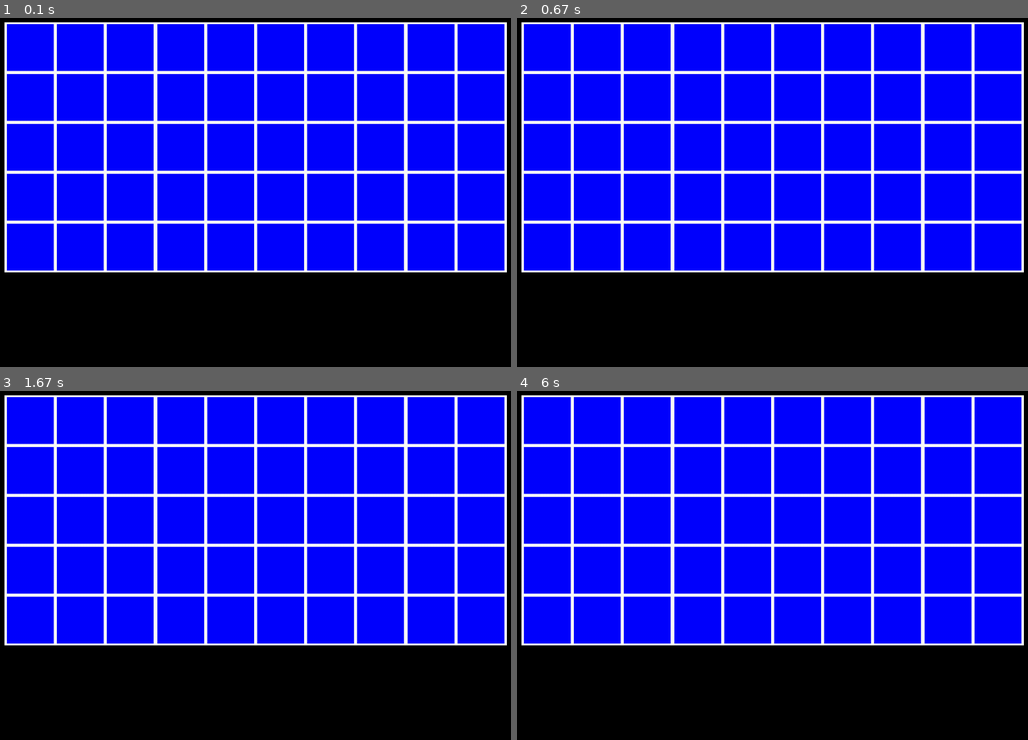
Above: before the commit, frames 1-4 (two rows, left to right).
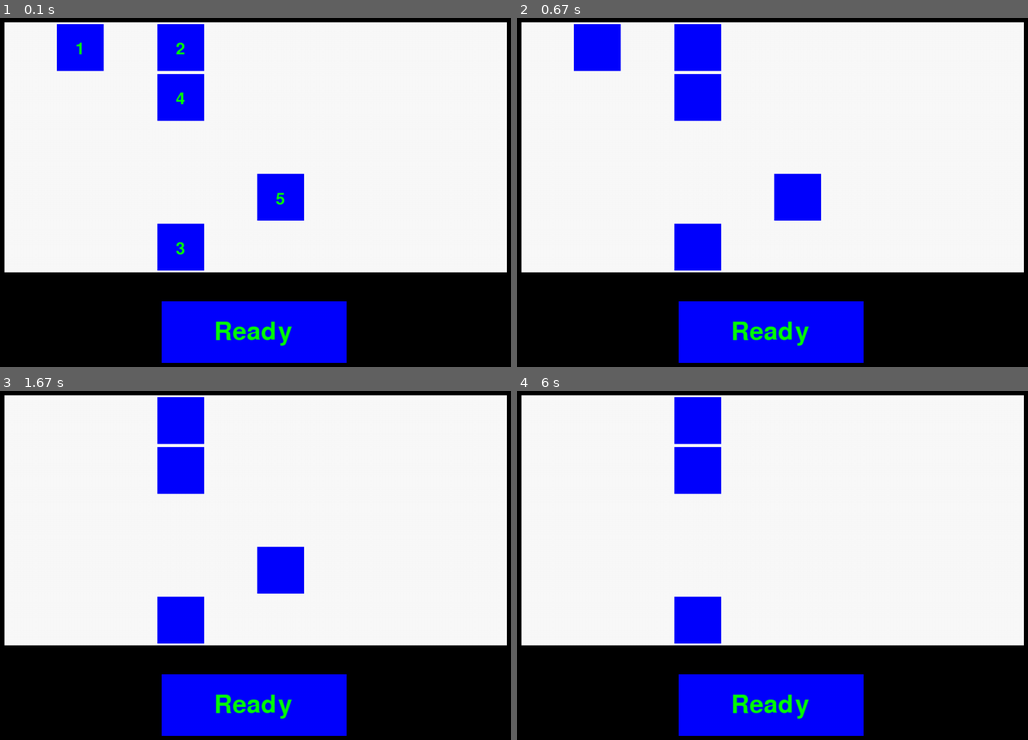
Above: after the commit, the same moments.

Repository: znavarra/Memory-Game
Game: pygame game, started from rectangular.py
The game is run twice, just before and just after one commit, with the same random seed, the same clock (stepped at 60 frames per second) and the same inputs.
Inputs (mouse positions are in pixels of both pictures, inside the frame that each line leads up to):
- Up to frame 1 (0.1 s): no input
- Up to frame 2 (0.67 s): click (772, 332) at 0.38 s
- Up to frame 3 (1.67 s): click (255, 593) at 0.72 s; click (91, 418) at 1.55 s
- Up to frame 4 (6 s): click (798, 551) at 5.88 s

The runs differ from the first frame. In frame 1, 63% of the frame differs, in the area x 1-99%, y 1-99%; in frame 2, 63%; in frame 3, 64%; in frame 4, 66%.

Commit message:
ready state

Diff:
--- a/rectangular.py
+++ b/rectangular.py
@@ -15,6 +15,12 @@
 black = (0, 0 , 0)
 pink = (255, 16, 240)
 white = (250,250,250)
+
+sample = []
+order = {}
+clicked = {}
+clicks = 0
+ready_click = False
 
 clock = pygame.time.Clock()
 font = pygame.font.SysFont(None,40)
@@ -50,14 +56,40 @@
         j += 1
 
 def generate_polygons():
-    sample = random.sample(range(0,50), 50)
+    global sample, order, clicks
+    clicks = 0
+    sample = random.sample(range(0,50), 5)
+    order = {}
 
+    label = 1
     for samp in sample:
         pygame.draw.polygon(screen,blue,rectangles[samp])
+        order[samp] = label
+        clicked[samp] = False
+        label_text = f"{label}"
+        label_img = font.render(label_text, True, green)
+        screen.blit(label_img, (rectangles[samp][0][0]+30, ((rectangles[samp][1][1] + rectangles[samp][2][1])/2) - 10))
+        label += 1
 
+def is_point_in_polygon(point,polygon):
+    x, y = point
+    inside = False
+    px, py = polygon[-1]
+    for nx, ny in polygon:
+        if (ny > y) != (py > y):
+            if x < (nx - px) * (y - py) / (ny - py + 1e-10) + px:
+                inside = not inside
+        px, py = nx, ny
+    return inside
 
+def ready():
+    pygame.draw.rect(screen, blue, ready_rect)
+    ready_text = "Ready"
+    ready_img = play_again_font.render(ready_text, True, green)
+    screen.blit(ready_img, (435,530))
 
 generate_polygons()
+ready()
 
 run = True
 while run:
@@ -67,7 +99,27 @@
             run = False
         if event.type == pygame.MOUSEBUTTONDOWN and event.button == 1:
             pos = pygame.mouse.get_pos()
-            print(pos)
+
+            if ready_rect.collidepoint(pos) and ready_click == False:
+
+                for samp in sample:
+                    pygame.draw.polygon(screen,blue,rectangles[samp])
+
+                ready_click = True
+
+            if ready_click == True:
+                for samp in sample:
+                    val = is_point_in_polygon(pos,rectangles[samp])
+
+                    if val == True and clicked[samp] == False:
+                        clicks += 1
+                        clicked[samp] = True
+                        if clicks == order[samp]:
+                            print("in order")
+                        else:
+                            print(clicks)
+                        pygame.draw.polygon(screen, white, rectangles[samp])
+
     pygame.display.update()
 
 pygame.quit()
